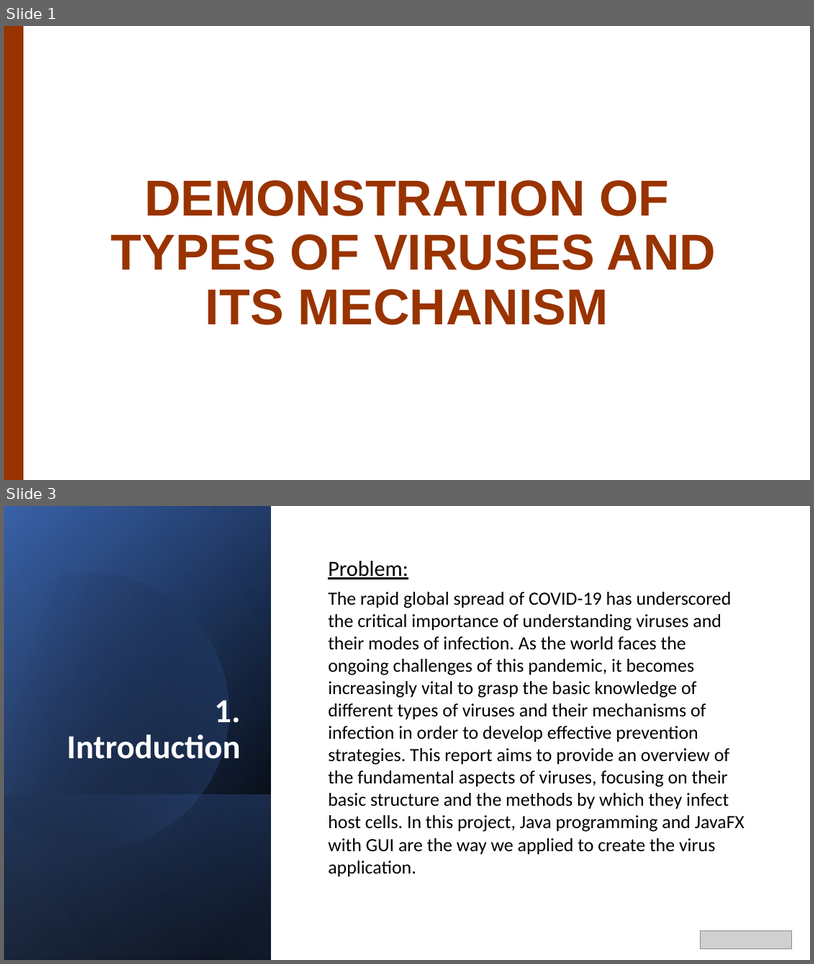
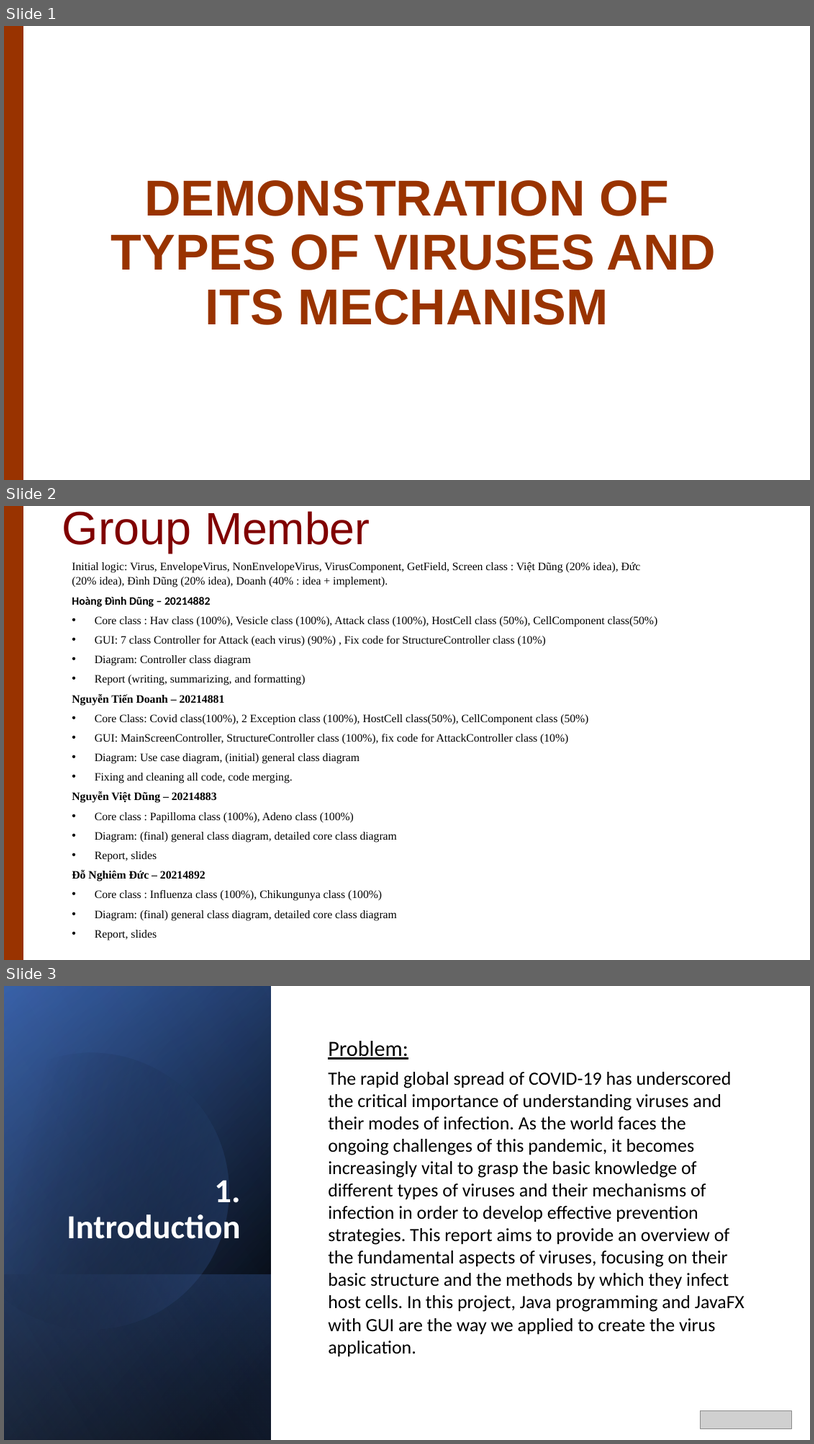
Before and after one commit to hdd0510/OOP_Project, a slide deck: presentation/Presentation.pptx. Shown one above the other, each under a label of ours: slides 1 and 3 before the commit, slides 1, 2 and 3 after it; the slides between them are not shown. The pictures are 814x964 and 814x1444 pixels, drawn with LibreOffice and Linux fonts; fonts in the diff are those of the drawing; grey boxes stand for pictures; background and template pictures are left out. Boxes give left, top, right and bottom in pixels: in the first picture for what was removed or moved away, otherwise in the second. Text is boxed around its words. In the diff, an @@ line names an element or a change of style, - is before the commit and + after.

```diff
--- a/presentation/Presentation.pptx
+++ b/presentation/Presentation.pptx
@@ slide 2 added at <box>4,506,810,960</box>, background #FFFFFF; not listed: 1 template element that a slide beside it also shows @@
@@ text added at <box>62,511,370,553</box>, 53.6 pt, text #800000 @@
+Group Member
@@ subtitle added at <box>72,562,658,939</box>, 13.5 pt, text #000000 @@
+Initial logic: Virus, EnvelopeVirus, NonEnvelopeVirus, VirusComponent, GetField, Screen class : Việt Dũng (20% idea), Đức (20% idea), Đình Dũng (20% idea), Doanh (40% : idea + implement).
+Hoàng Đình Dũng – 20214882
+• Core class : Hav class (100%), Vesicle class (100%), Attack class (100%), HostCell class (50%), CellComponent class(50%)
+• GUI: 7 class Controller for Attack (each virus) (90%) , Fix code for StructureController class (10%)
+• Diagram: Controller class diagram
+• Report (writing, summarizing, and formatting)
+Nguyễn Tiến Doanh – 20214881
+• Core Class: Covid class(100%), 2 Exception class (100%), HostCell class(50%), CellComponent class (50%)
+• GUI: MainScreenController, StructureController class (100%), fix code for AttackController class (10%)
+• Diagram: Use case diagram, (initial) general class diagram
+• Fixing and cleaning all code, code merging.
+Nguyễn Việt Dũng – 20214883
+• Core class : Papilloma class (100%), Adeno class (100%)
+• Diagram: (final) general class diagram, detailed core class diagram
+• Report, slides
+Đỗ Nghiêm Đức – 20214892
+• Core class : Influenza class (100%), Chikungunya class (100%)
+• Diagram: (final) general class diagram, detailed core class diagram
+• Report, slides
```
Also in this commit, not shown: 4 slides changed, 1 slide removed, 15 other files.
